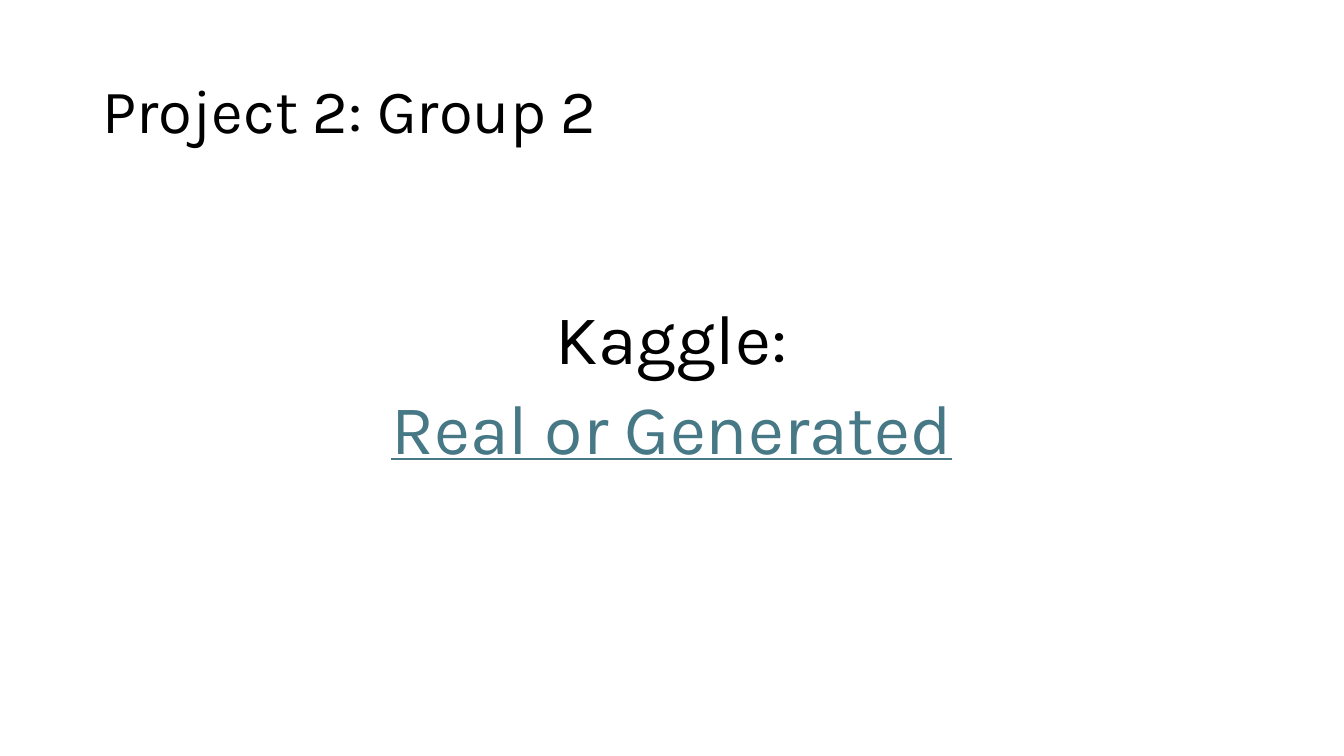
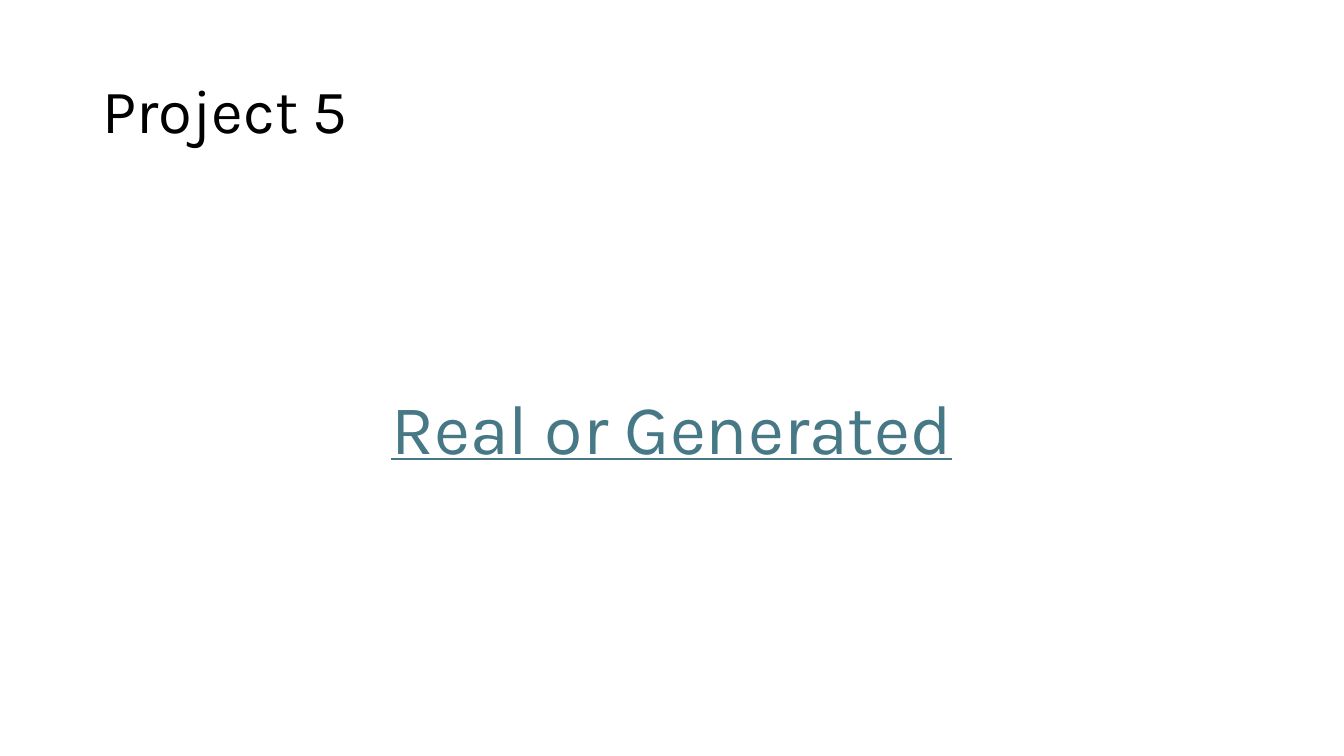
Before and after one commit to FelixWick/computer_vision, a slide deck: slide 5 of projects/projects.pptx (slide 6 before the commit). Drawn at 1344x756 pixels with LibreOffice and Linux fonts; fonts in the diff are those of the drawing. Boxes give left, top, right and bottom in pixels: in the first picture for what was removed or moved away, otherwise in the second. Text is boxed around its words. In the diff, an @@ line names an element or a change of style, - is before the commit and + after.

Commit message:
changed projects a bit

```diff
--- a/projects/projects.pptx
+++ b/projects/projects.pptx
@@ title at box(102, 90, 348, 148): text changed @@
-Project 2: Group 2
+Project 5
@@ text at box(556, 316, 788, 381): paragraph removed @@
-Kaggle:
```
Also in this commit, not shown: 7 other slides changed, 2 slides added, 4 slides removed, 1 other file.
